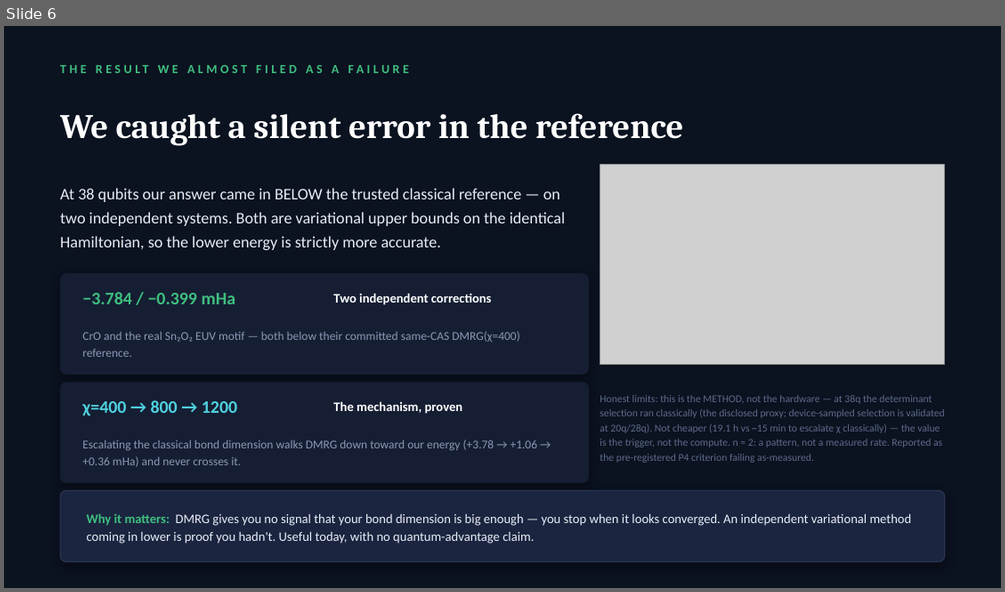
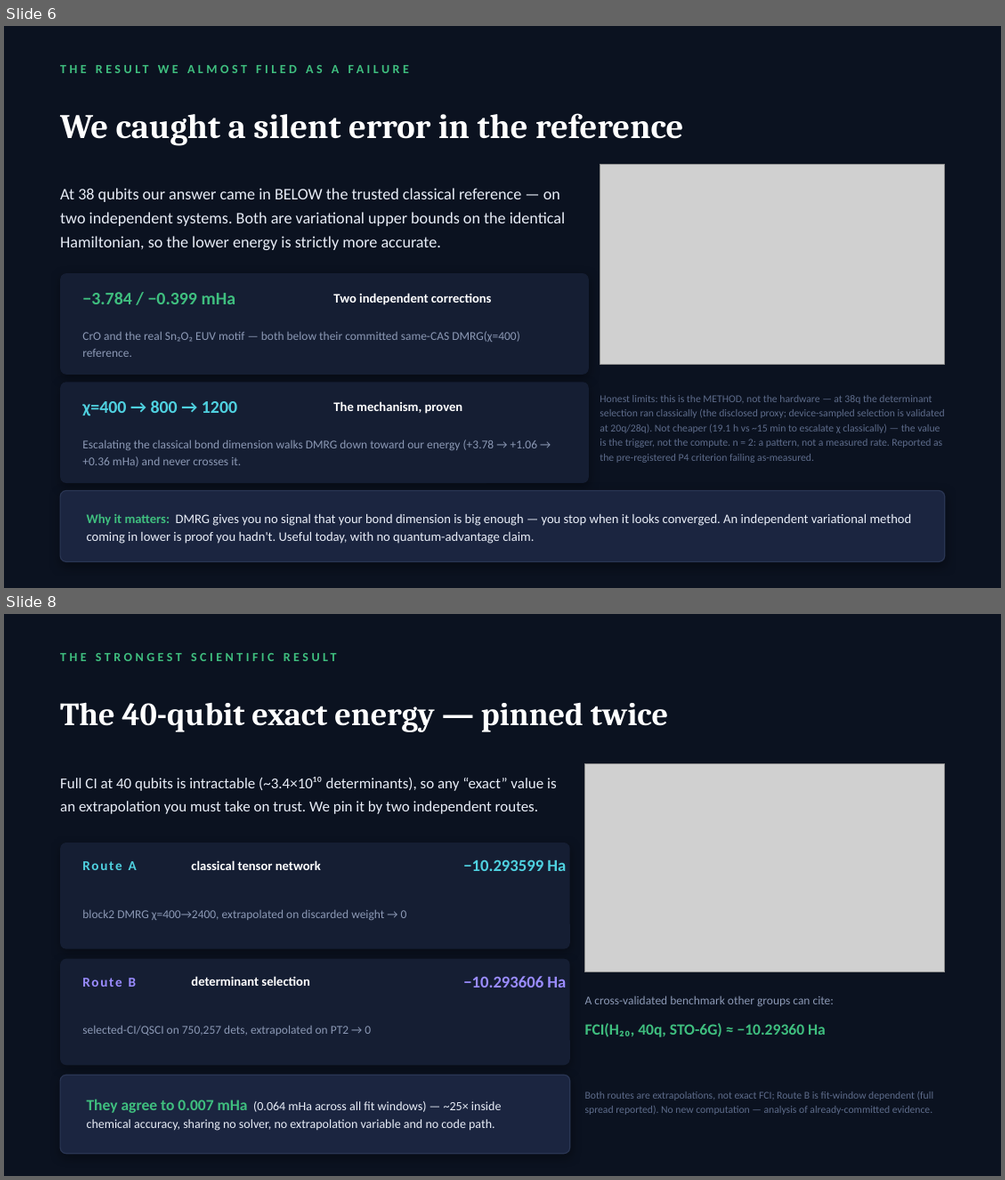
Before and after one commit to christianmetzl/potomac_advancedmaterials, a slide deck: paper/EIGENNEXUS_MATGENQ_Value_Story.pptx. Shown one above the other, each under a label of ours: slide 6 before the commit, slides 6 and 8 after it; the slides between them are not shown. The pictures are 1005x592 and 1005x1180 pixels, drawn with LibreOffice and Linux fonts; fonts in the diff are those of the drawing; grey boxes stand for pictures. Boxes give left, top, right and bottom in pixels: in the first picture for what was removed or moved away, otherwise in the second. Text is boxed around its words. In the diff, an @@ line names an element or a change of style, - is before the commit and + after.

```diff
--- a/paper/EIGENNEXUS_MATGENQ_Value_Story.pptx
+++ b/paper/EIGENNEXUS_MATGENQ_Value_Story.pptx
@@ slide 8 added at <box>4,614,1001,1176</box>, background #0B1220 @@
@@ text added at <box>60,645,945,668</box>, 12 pt, text #3FBF7F, bold @@
+THE STRONGEST SCIENTIFIC RESULT
@@ text added at <box>60,702,668,732</box>, 31 pt, text #FFFFFF, bold @@
+The 40-qubit exact energy — pinned twice
@@ picture added at <box>585,764,945,973</box> @@
@@ text added at <box>60,777,557,814</box>, 14.5 pt, text #E8EDF7 @@
+Full CI at 40 qubits is intractable (~3.4×10¹⁰ determinants), so any “exact” value is an extrapolation you must take on trust. We pin it by two independent routes.
@@ rounded rectangle added at <box>60,843,570,949</box>, fill #151E33 @@
@@ text added at <box>129,861,137,870</box>, 13 pt, text #4FD1E0, bold @@
+Route A
@@ text added at <box>191,861,321,870</box>, 12.5 pt, text #FFFFFF, bold @@
+classical tensor network
@@ text added at <box>463,860,566,871</box>, 16 pt, text #4FD1E0, bold @@
+−10.293599 Ha
@@ text added at <box>82,909,407,920</box>, 11.5 pt, text #8B98B4 @@
+block2 DMRG χ=400→2400, extrapolated on discarded weight → 0
@@ rounded rectangle added at <box>60,958,570,1065</box>, fill #151E33 @@
@@ text added at <box>129,978,137,987</box>, 13 pt, text #9A8CFF, bold @@
+Route B
@@ text added at <box>191,976,309,986</box>, 12.5 pt, text #FFFFFF, bold @@
+determinant selection
@@ text added at <box>463,976,566,988</box>, 16 pt, text #9A8CFF, bold @@
+−10.293606 Ha
@@ text added at <box>585,996,833,1006</box>, 11.5 pt, text #8B98B4 @@
+A cross-validated benchmark other groups can cite:
@@ text added at <box>82,1025,371,1036</box>, 11.5 pt, text #8B98B4 @@
+selected-CI/QSCI on 750,257 dets, extrapolated on PT2 → 0
@@ text added at <box>585,1023,825,1038</box>, 15 pt, text #3FBF7F, bold @@
+FCI(H₂₀, 40q, STO-6G) ≈ −10.29360 Ha
@@ rounded rectangle added at <box>60,1075,570,1153</box>, fill #1B2540, outline #2A3654 1 pt @@
@@ text added at <box>585,1092,934,1115</box>, 10 pt, text #5D6B8A @@
+Both routes are extrapolations, not exact FCI; Route B is fit-window dependent (full spread reported). No new computation — analysis of already-committed evidence.
@@ text added at <box>87,1099,502,1131</box>, 12 pt, text #E8EDF7 @@
+They agree to 0.007 mHa (0.064 mHa across all fit windows) — ~25× inside chemical accuracy, sharing no solver, no extrapolation variable and no code path.
```
Also in this commit, not shown: 2 slides changed, 1 other slide added, 2 other files.
